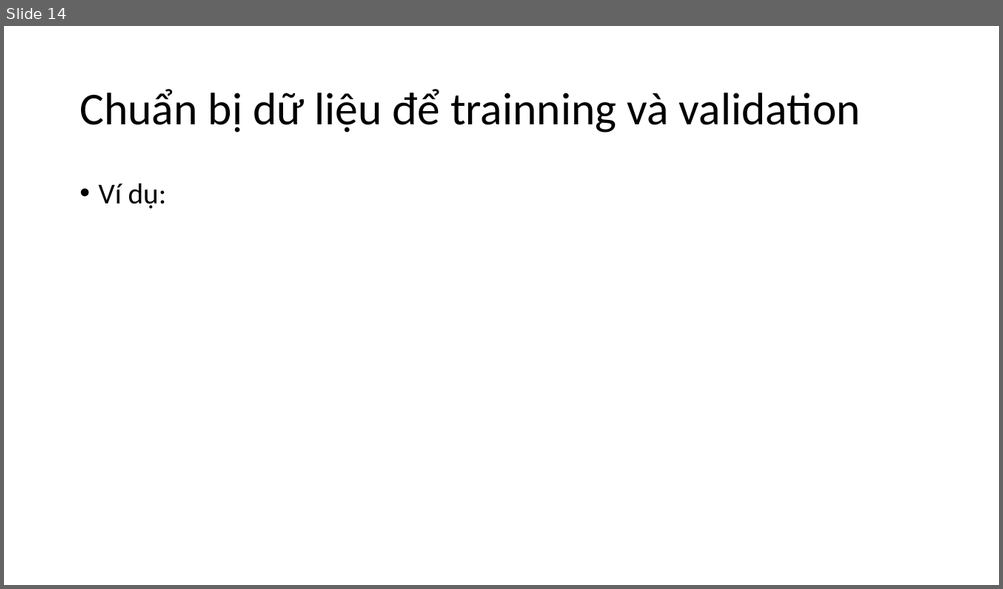
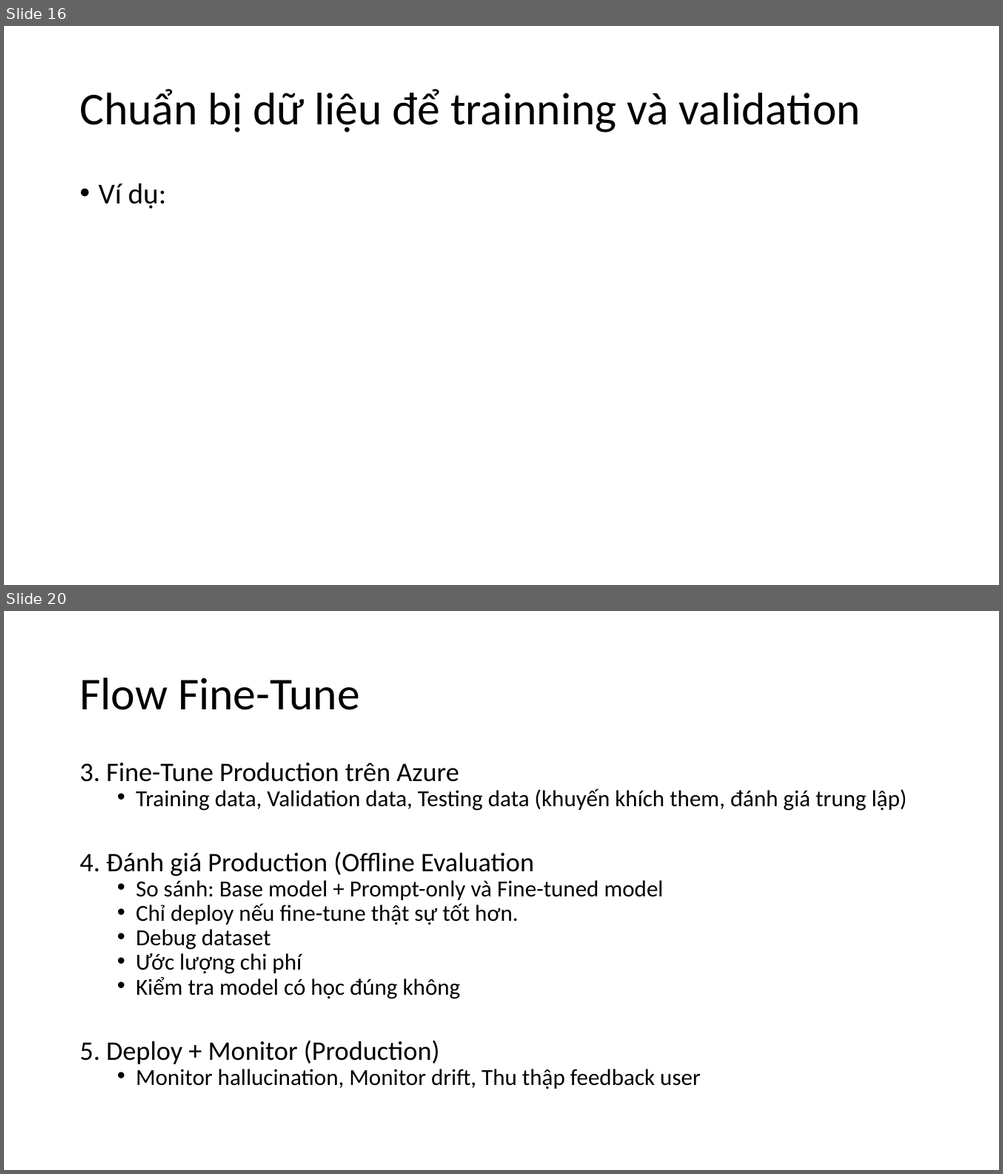
Before and after one commit to longdd90jp/sample-ai, a slide deck: fine-tune-pc/AI-Fine_Tune.pptx. Shown one above the other, each under a label of ours: slide 14 before the commit, slides 16 and 20 after it; the slides between them are not shown. The pictures are 1003x589 and 1003x1174 pixels, drawn with LibreOffice and Linux fonts; fonts in the diff are those of the drawing. Boxes give left, top, right and bottom in pixels: in the first picture for what was removed or moved away, otherwise in the second. Text is boxed around its words. In the diff, an @@ line names an element or a change of style, - is before the commit and + after.

```diff
--- a/fine-tune-pc/AI-Fine_Tune.pptx
+++ b/fine-tune-pc/AI-Fine_Tune.pptx
@@ slide 20 added at <box>4,611,999,1170</box>, background #FFFFFF @@
@@ title added at <box>79,678,360,710</box>, 44 pt, text #000000 @@
+Flow Fine-Tune
@@ text added at <box>79,762,907,1090</box>, 22.2 pt, text #000000 @@
+3. Fine-Tune Production trên Azure
+  • Training data, Validation data, Testing data (khuyến khích them, đánh giá trung lập)
+4. Đánh giá Production (Offline Evaluation
+  • So sánh: Base model + Prompt-only và Fine-tuned model
+  • Chỉ deploy nếu fine-tune thật sự tốt hơn.
+  • Debug dataset
+  • Ước lượng chi phí
+  • Kiểm tra model có học đúng không
+5. Deploy + Monitor (Production)
+  • Monitor hallucination, Monitor drift, Thu thập feedback user
@@ what was slide 14 is now slide 16 @@
```
Also in this commit, not shown: 1 slide changed, 7 other slides added.
